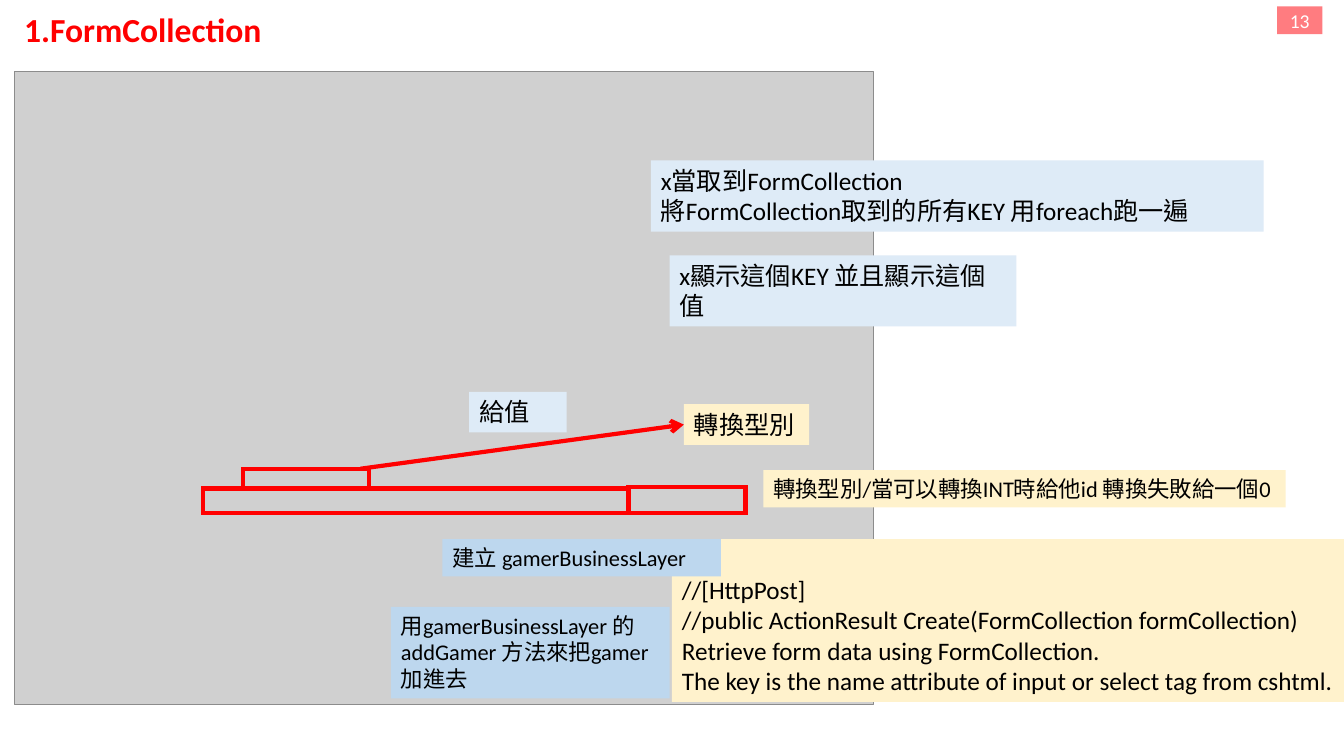
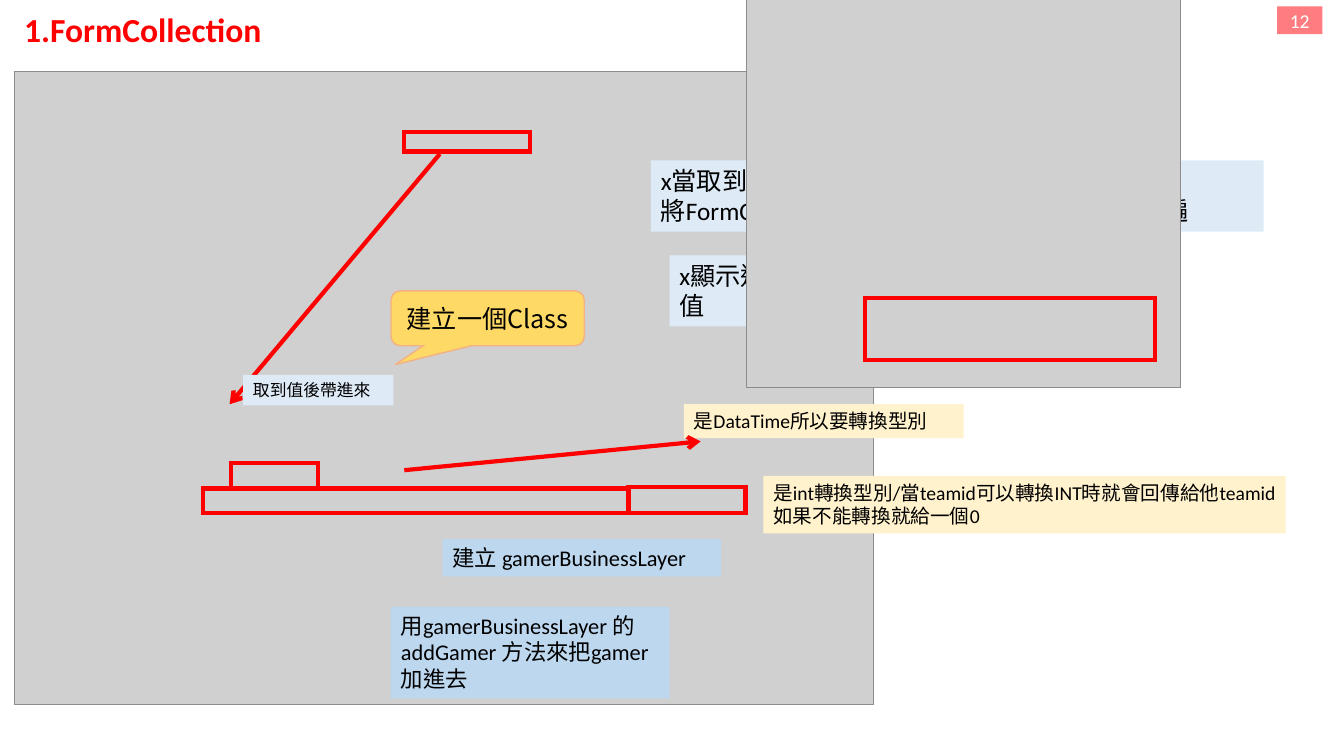
Before and after one commit to f85084/MVC, a slide deck: slide 12 of 筆記.pptx (slide 13 before the commit). Drawn at 1344x756 pixels with LibreOffice and Linux fonts; fonts in the diff are those of the drawing; grey boxes stand for pictures. Boxes give left, top, right and bottom in pixels: in the first picture for what was removed or moved away, otherwise in the second. Text is boxed around its words. In the diff, an @@ line names an element or a change of style, - is before the commit and + after.

```diff
--- a/筆記.pptx
+++ b/筆記.pptx
@@ picture added at <box>747,0,1182,387</box> @@
@@ text in rectangle at <box>1290,15,1310,28</box>: text changed @@
-13
+12
@@ rectangle added at <box>404,132,530,152</box>, outline #FF0000 3 pt @@
@@ arrow added from (440, 154) to (230, 404), #FF0000 3 pt @@
@@ text in rectangle at <box>661,195,1189,227</box>: text changed @@
-x當取到FormCollection
-將FormCollection取到的所有KEY 用foreach跑一遍
+x當取到FormCollection鳳ㄎ類訊
+將FormCollection取到的所有KEY 用foreach跑一遍
@@ text "x顯示這個KEY 並且顯示這個值" rewrapped from <box>669,255,1016,327</box> to <box>679,264,828,317</box> @@
@@ rounded speech box added at <box>391,291,585,346</box>, fill #FFD966, outline #F4B183 1 pt, 18 pt, text #000000 @@
+建立一個Class
@@ rectangle added at <box>865,298,1155,360</box>, outline #FF0000 3 pt @@
@@ rectangle "取到值後帶進來": place and size @@
-rectangle "取到值後帶進來" at <box>469,392,567,433</box>
+rectangle "取到值後帶進來" at <box>243,375,393,405</box>
@@ text in rectangle at <box>253,382,370,398</box>: text changed; size 18 to 12 pt @@
-給值
+取到值後帶進來
@@ rectangle "是DataTime所以要轉換型別": place and size @@
-rectangle "是DataTime所以要轉換型別" at <box>684,404,809,445</box>
+rectangle "是DataTime所以要轉換型別" at <box>684,404,963,439</box>
@@ text in rectangle at <box>694,411,928,430</box>: text changed; size 18 to 14 pt @@
-轉換型別
+是DataTime所以要轉換型別
@@ arrow moved from (361, 469) - (684, 424) to (404, 470) - (701, 442) @@
@@ rectangle: place and size @@
-rectangle at <box>243,469,369,489</box>
+rectangle at <box>231,463,318,489</box>
@@ rectangle "是int轉換型別/當teamid可以轉換INT時就會回傳給他teamid如果不能轉換就給一個0": place and size @@
-rectangle "是int轉換型別/當teamid可以轉換INT時就會回傳給他teamid如果不能轉換就給一個0" at <box>763,470,1286,507</box>
+rectangle "是int轉換型別/當teamid可以轉換INT時就會回傳給他teamid如果不能轉換就給一個0" at <box>763,476,1286,533</box>
@@ text in rectangle at <box>773,483,1275,502</box>: text changed; size 16 to 14 pt @@
-轉換型別/當可以轉換INT時給他id 轉換失敗給一個0
+是int轉換型別/當teamid可以轉換INT時就會回傳給他teamid如果不能轉換就給一個0
@@ rectangle removed at <box>673,539,1344,703</box> @@
-3.1.
-//[HttpPost]
-//public ActionResult Create(FormCollection formCollection)
-Retrieve form data using FormCollection.
-The key is the name attribute of input or select tag from cshtml.
```
Also in this commit, not shown: 16 other slides changed, 2 slides added, 1 slide removed, 18 other files.
